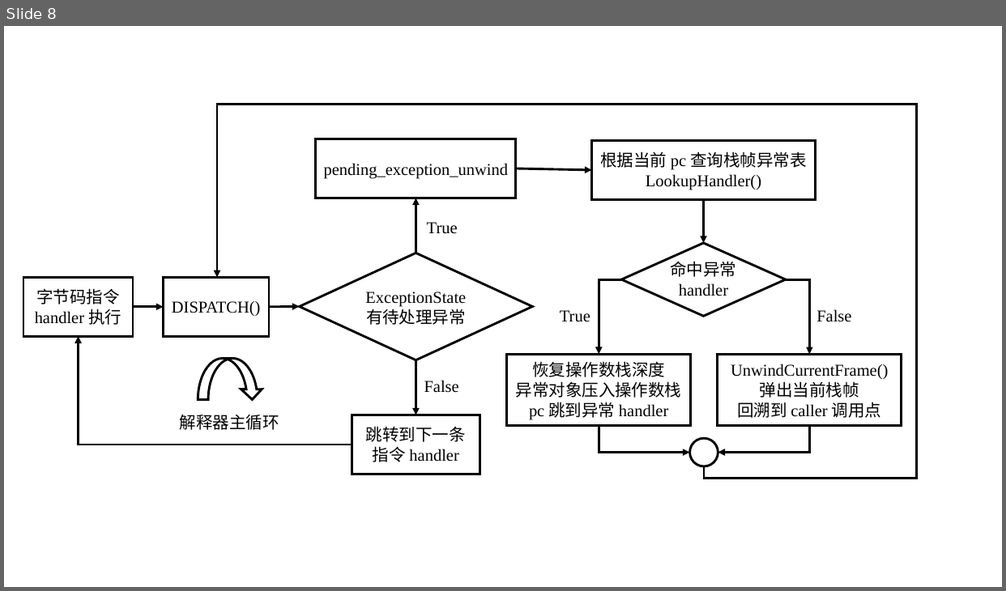
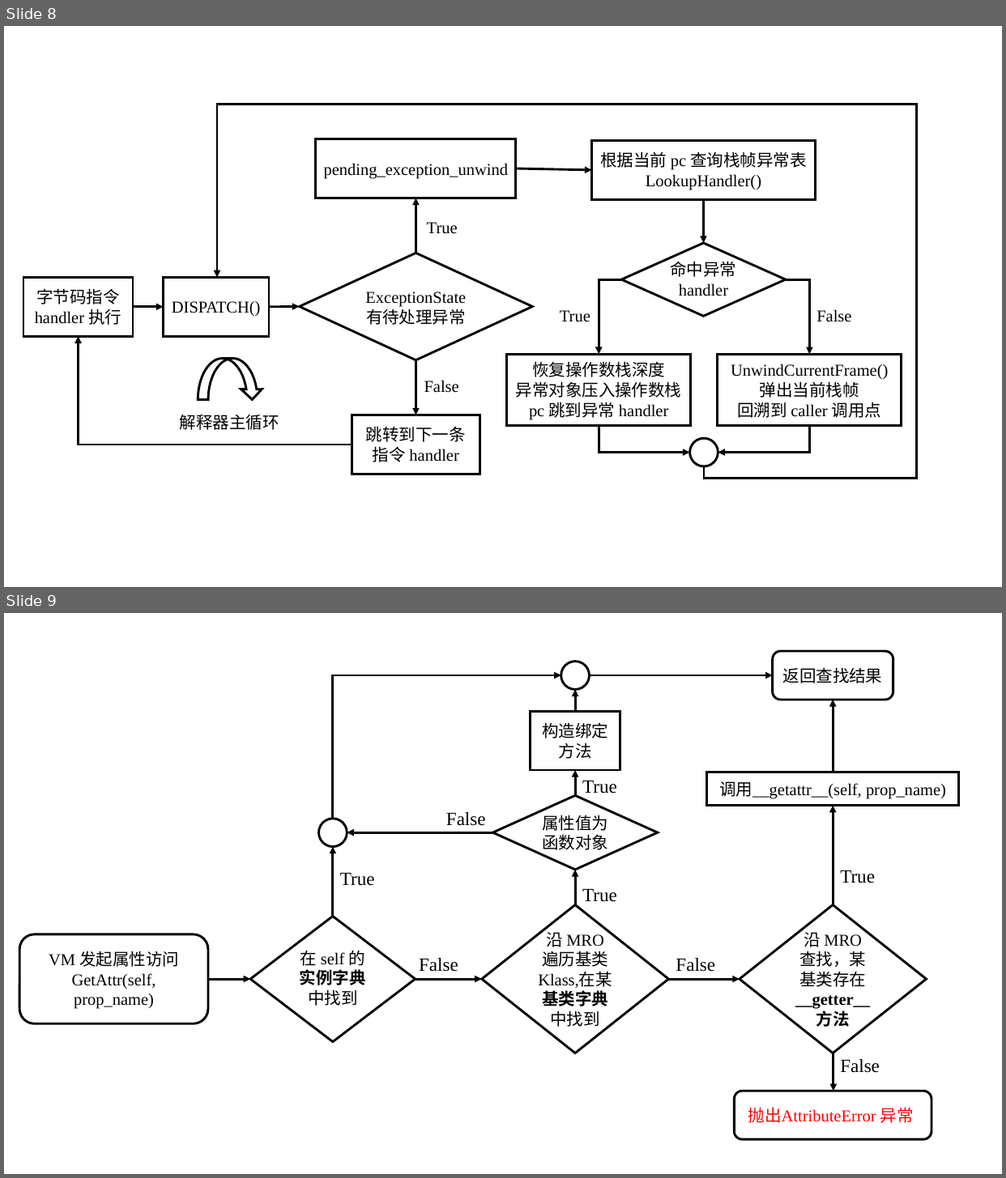
Before and after one commit to WU-SUNFLOWER/S.A.A.U.S.O, a slide deck: docs/thesis/pictures.pptx. Shown one above the other, each under a label of ours: slide 8 before the commit, slides 8 and 9 after it. The pictures are 1006x591 and 1006x1178 pixels, drawn with LibreOffice and Linux fonts; fonts in the diff are those of the drawing. Boxes give left, top, right and bottom in pixels: in the first picture for what was removed or moved away, otherwise in the second. Text is boxed around its words. In the diff, an @@ line names an element or a change of style, - is before the commit and + after.

```diff
--- a/docs/thesis/pictures.pptx
+++ b/docs/thesis/pictures.pptx
@@ slide 9 added at bbox=[4, 613, 1002, 1174], background #CAEACE @@
@@ text added at bbox=[446, 812, 486, 826], 18 pt, text #000000 @@
+False
@@ group added at bbox=[19, 651, 958, 1140]: 12 arrows, 7 texts, 4 diamonds, 3 rounded rectangles, 2 rectangles, 2 ellipses, 1 elbow arrow @@
+VM 发起属性访问GetAttr(self, prop_name)
+在 self 的实例字典中找到
+沿 MRO 遍历基类 Klass,在某基类字典中找到
+属性值为函数对象
+构造绑定方法
+沿 MRO 查找，某基类存在__getter__方法
+返回查找结果
+调用__getattr__(self, prop_name)
+抛出AttributeError 异常
+True
+True
+False
+True
+False
+False
+True
```
